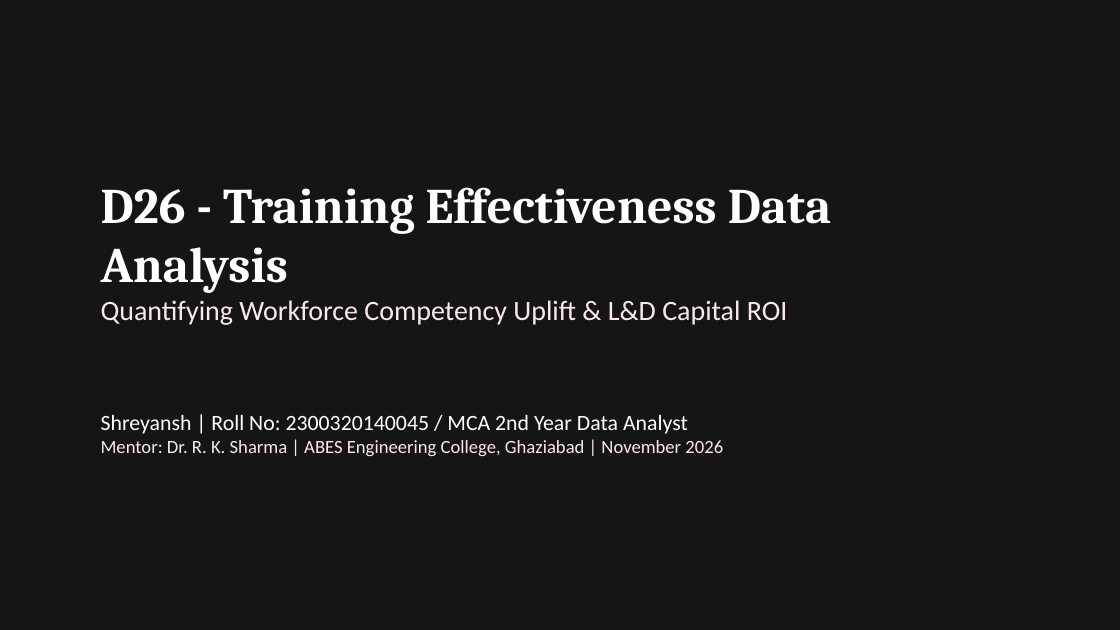
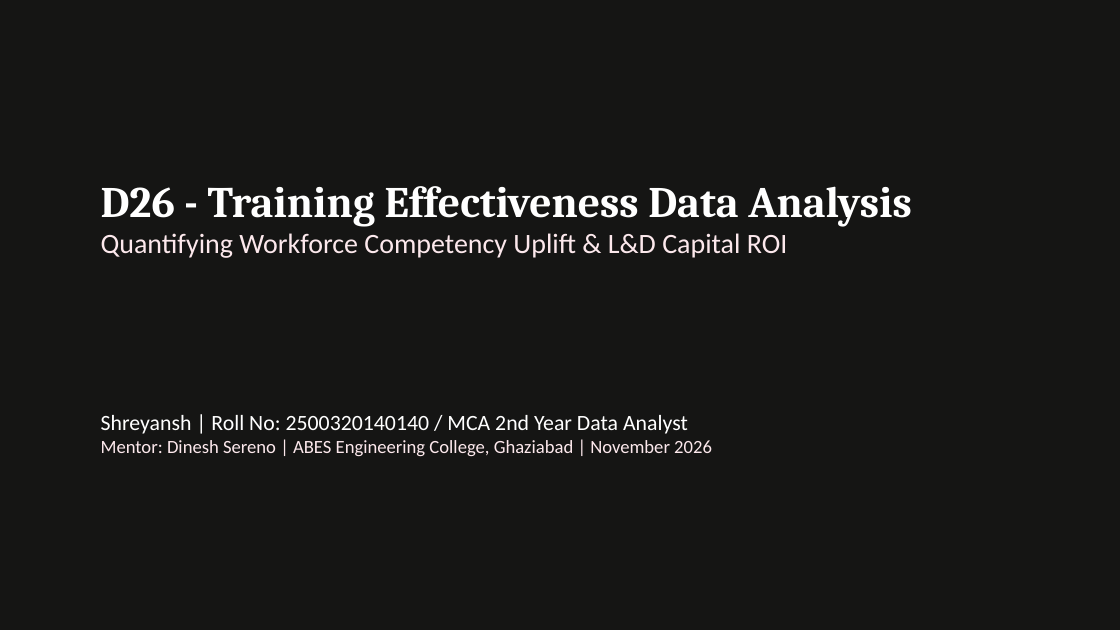
Before and after one commit to Shreyansh713/Training-Effectiveness-Analytics, a slide deck: slide 1 of Documents/D26_Presentation.pptx. Drawn at 1120x630 pixels with LibreOffice and Linux fonts; fonts in the diff are those of the drawing. Boxes give left, top, right and bottom in pixels: in the first picture for what was removed or moved away, otherwise in the second. Text is boxed around its words. In the diff, an @@ line names an element or a change of style, - is before the commit and + after.

```diff
--- a/Documents/D26_Presentation.pptx
+++ b/Documents/D26_Presentation.pptx
@@ text at bbox=[101, 186, 912, 227]: size 32 to 28 pt in "D26 - Training Effectiveness Data Analysis" @@
@@ text at bbox=[101, 415, 712, 456]: text changed @@
-Shreyansh | Roll No: 2300320140045 / MCA 2nd Year Data Analyst
-Mentor: Dr. R. K. Sharma | ABES Engineering College, Ghaziabad | November 2026
+Shreyansh | Roll No: 2500320140140 / MCA 2nd Year Data Analyst
+Mentor: Dinesh Sereno | ABES Engineering College, Ghaziabad | November 2026
```
Also in this commit, not shown: 10 other slides changed, 29 other files.
